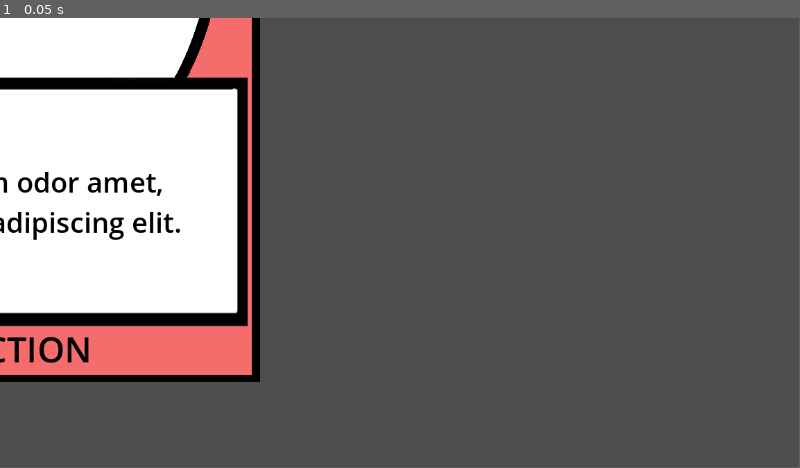
Above: before the commit, frame 1.
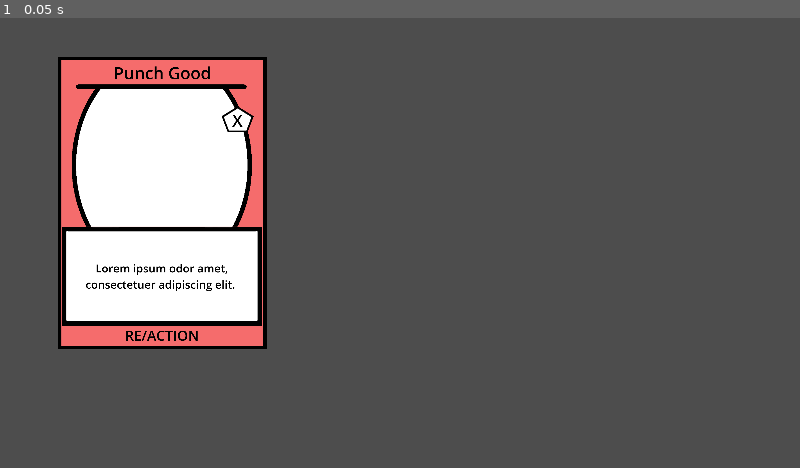
Above: after the commit, the same moment.

Repository: KylerGreen/TheAdventurersInn
Game: Godot game, scene res://Card Scenes/basic_card_test.tscn
Two runs of this game, one before a commit and one after it. Both use one fixed random seed, a clock stepped at 60 frames per second and the inputs below. This scene is started directly instead of the project's main scene.
Inputs:
- Up to frame 1 (0.05 s): no input
The window is 799x449 before the commit and 800x450 after it. Grey fills any space a smaller window leaves; there, only what the larger window draws over its background counts as a difference.

The runs differ from the first frame. In frame 1, 16% of the frame differs, in the area x 0-34%, y 0-81%.

Commit message:
Added script to basic_card_text.gd
Script in progress, currently only changes the name.

Diff:
--- /dev/null
+++ b/Card Scenes/basic_card_test.gd
@@ -0,0 +1,12 @@
+extends Node2D
+
+
+var name_label
+
+func _ready():
+	name_label = %Name
+	update_text("Punch Good")
+
+
+func update_text(new_text):
+	name_label.text = new_text
--- a/Card Scenes/basic_card_test.tscn
+++ b/Card Scenes/basic_card_test.tscn
@@ -1,16 +1,21 @@
-[gd_scene load_steps=5 format=3 uid="uid://bu8bct6qfdmxi"]
+[gd_scene load_steps=6 format=3 uid="uid://bu8bct6qfdmxi"]
 
+[ext_resource type="Script" path="res://Card Scenes/basic_card_test.gd" id="1_4faaa"]
 [ext_resource type="Texture2D" uid="uid://db06kc7nkf7iu" path="res://Card Textures/basic_background.png" id="1_4ynie"]
 [ext_resource type="Texture2D" uid="uid://bi8ern5xxbma2" path="res://Card Textures/basic_upper.png" id="2_o46bu"]
 [ext_resource type="Texture2D" uid="uid://uxuq3wa3ogy1" path="res://Card Textures/costTracker.png" id="3_g4t1m"]
 [ext_resource type="Texture2D" uid="uid://b5g4t8i7v4b1s" path="res://Card Textures/basic_textbox.png" id="4_r7dr0"]
 
 [node name="BasicCardTest" type="Node2D"]
+position = Vector2(117, 133)
+scale = Vector2(0.2, 0.2)
+script = ExtResource("1_4faaa")
 
 [node name="CardBackground" type="Sprite2D" parent="."]
 texture = ExtResource("1_4ynie")
 
-[node name="Label" type="Label" parent="CardBackground"]
+[node name="Name" type="Label" parent="CardBackground"]
+unique_name_in_owner = true
 light_mask = 2
 visibility_layer = 2
 offset_left = -293.0
@@ -22,38 +27,44 @@
 text = "Placeholder Name"
 horizontal_alignment = 1
 
-[node name="Art" type="Sprite2D" parent="."]
+[node name="CardArtFrame" type="Sprite2D" parent="."]
 position = Vector2(-2, 29)
 texture = ExtResource("2_o46bu")
 
+[node name="CanvasLayer" type="CanvasLayer" parent="CardArtFrame"]
+layer = 2
+
 [node name="CRDisplay" type="Node2D" parent="."]
+z_index = 1
 position = Vector2(-2, 27)
 
 [node name="Sprite2D" type="Sprite2D" parent="CRDisplay"]
 position = Vector2(272.5, -327)
 texture = ExtResource("3_g4t1m")
 
-[node name="Label" type="Label" parent="CRDisplay"]
-modulate = Color(0, 0, 0, 1)
-top_level = true
+[node name="CR_Label" type="Label" parent="CRDisplay"]
 light_mask = 2
 visibility_layer = 2
-offset_left = 239.0
-offset_top = -328.0
-offset_right = 304.0
-offset_bottom = -252.0
-theme_override_font_sizes/font_size = 55
+offset_left = 226.0
+offset_top = -367.0
+offset_right = 318.0
+offset_bottom = -279.0
+theme_override_colors/font_color = Color(0, 0, 0, 1)
+theme_override_font_sizes/font_size = 60
 text = "X"
 horizontal_alignment = 1
+vertical_alignment = 1
+autowrap_mode = 2
 
 [node name="Description" type="Node2D" parent="."]
+z_index = 1
 position = Vector2(-2, 29)
 
 [node name="Textbox" type="Sprite2D" parent="Description"]
 position = Vector2(0, 237)
 texture = ExtResource("4_r7dr0")
 
-[node name="Label" type="Label" parent="Description"]
+[node name="Ability" type="Label" parent="Description"]
 light_mask = 2
 visibility_layer = 2
 offset_left = -338.0
@@ -70,7 +81,7 @@
 [node name="ActionReaction" type="Node2D" parent="."]
 position = Vector2(-2, 12)
 
-[node name="Label" type="Label" parent="ActionReaction"]
+[node name="Action_Or_Reaction" type="Label" parent="ActionReaction"]
 light_mask = 2
 visibility_layer = 2
 offset_left = -232.0
--- a/project.godot
+++ b/project.godot
@@ -14,3 +14,8 @@
 run/main_scene="res://Opening/OpeningScreen.tscn"
 config/features=PackedStringArray("4.3", "Forward Plus")
 config/icon="res://icon.svg"
+
+[display]
+
+window/stretch/mode="canvas_items"
+window/stretch/scale=2.0
